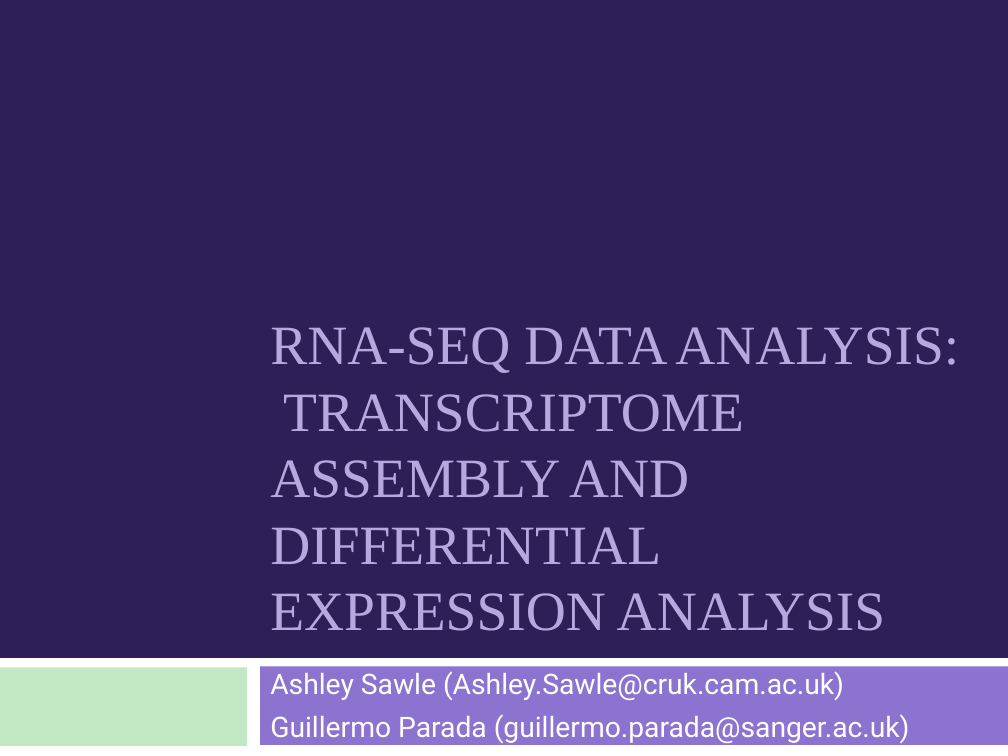
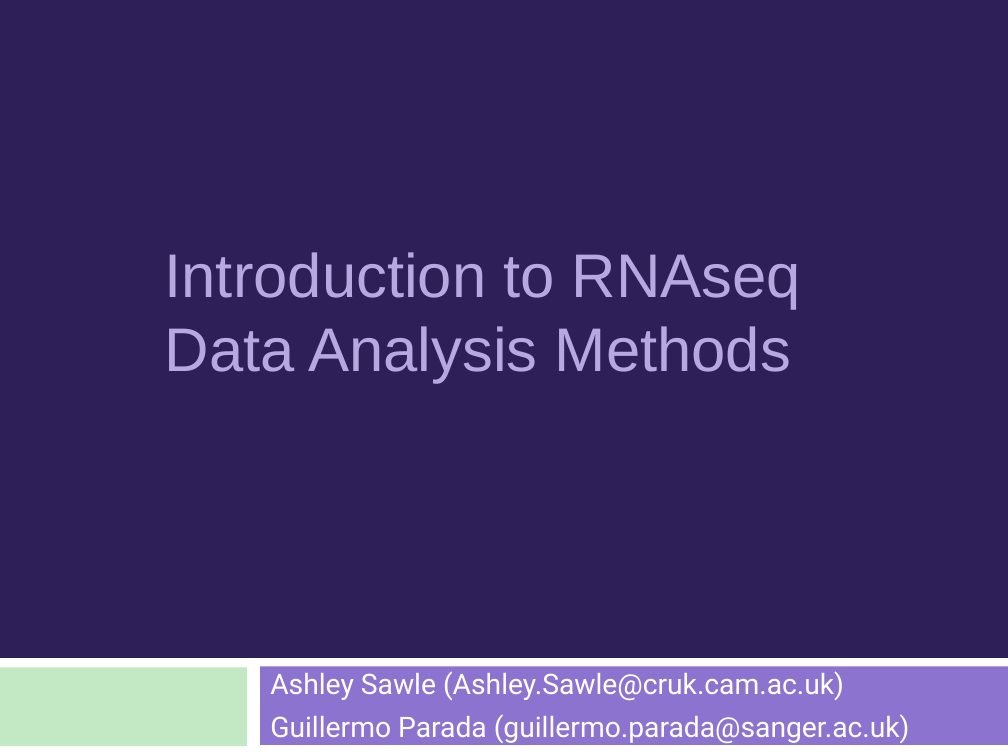
Before and after one commit to bioinformatics-core-shared-training/RNAseq_March_2019, a slide deck: slide 1 of slides/Day1_Intro_Lecture.pptx. Drawn at 1008x756 pixels with LibreOffice and Linux fonts; fonts in the diff are those of the drawing. Boxes give left, top, right and bottom in pixels: in the first picture for what was removed or moved away, otherwise in the second. Text is boxed around its words. In the diff, an @@ line names an element or a change of style, - is before the commit and + after.

```diff
--- a/slides/Day1_Intro_Lecture.pptx
+++ b/slides/Day1_Intro_Lecture.pptx
@@ title at (165, 252, 801, 383): text changed; size 39.6 to 44 pt; font Times New Roman to Arial @@
-RNA-SEQ DATA ANALYSIS: TRANSCRIPTOME ASSEMBLY AND DIFFERENTIAL EXPRESSION ANALYSIS
+Introduction to RNAseq Data Analysis Methods
```
Also in this commit, not shown: 2 other slides changed, 1 other file.
